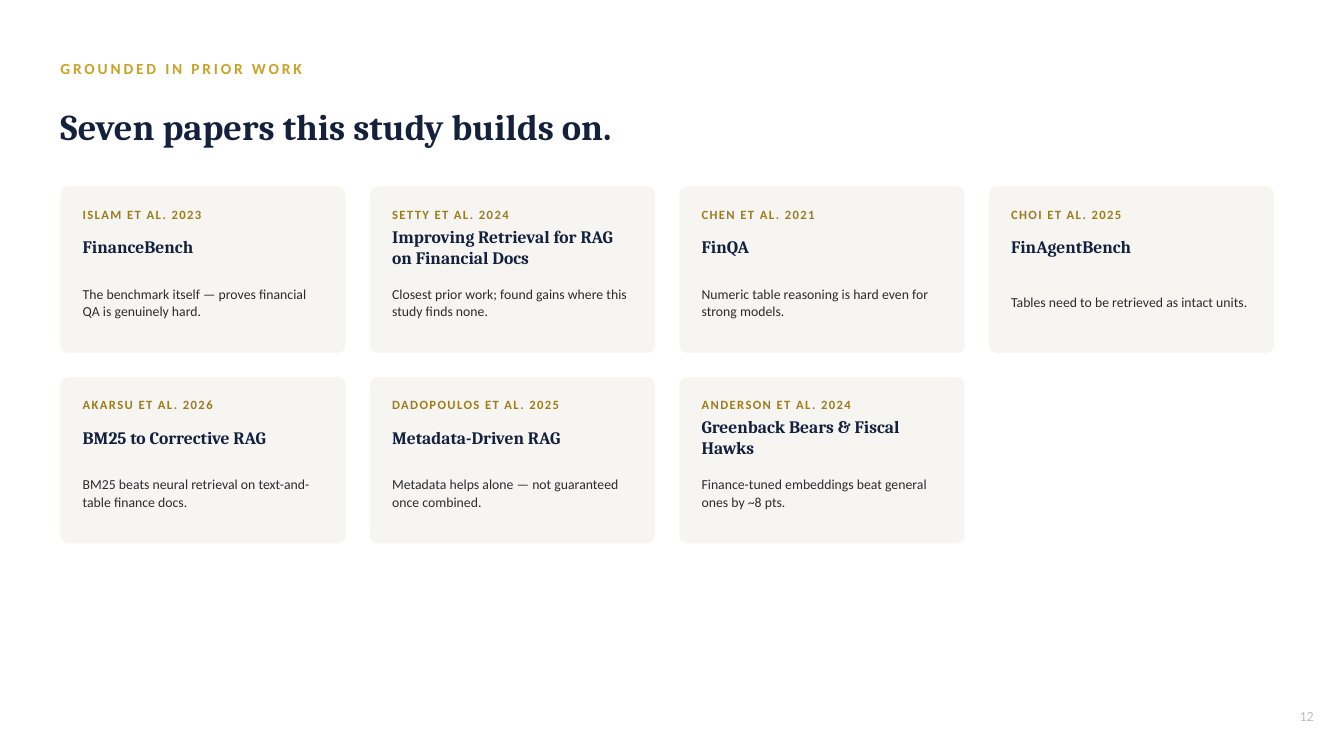
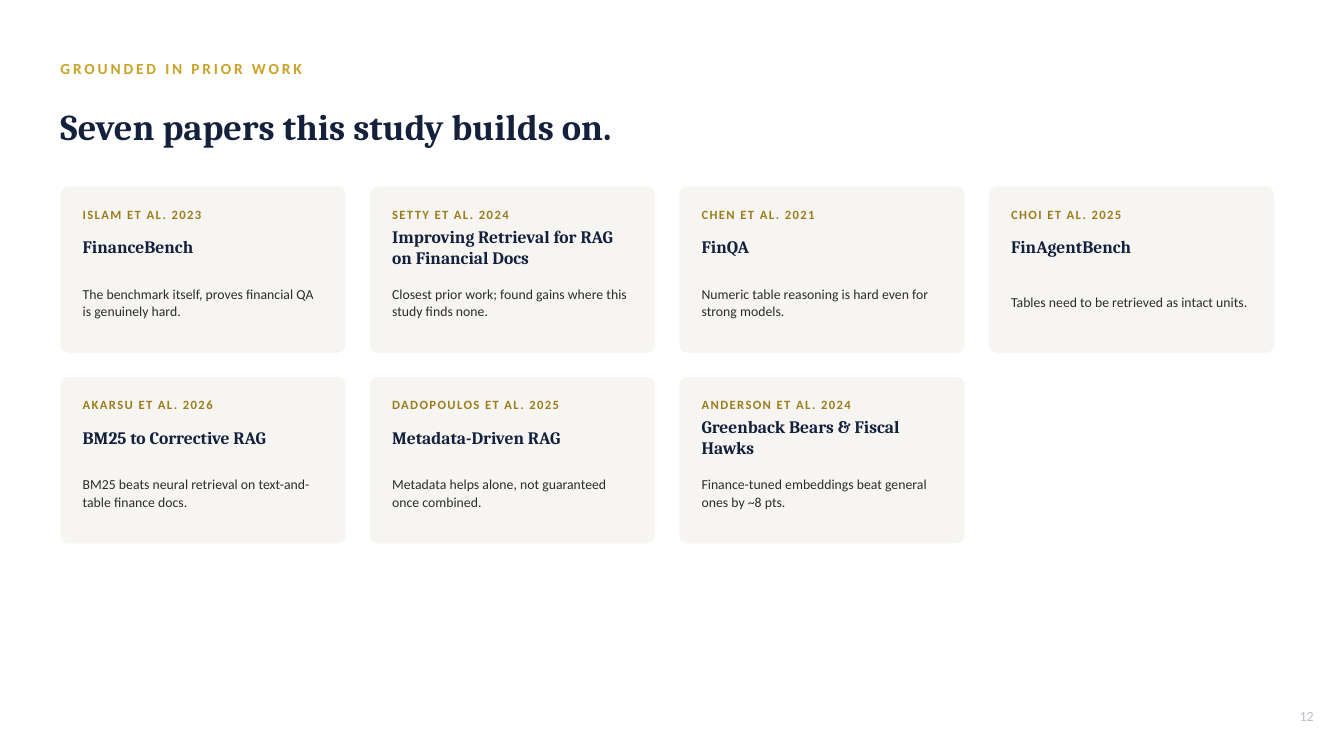
Before and after one commit to nv78/Research-semanticchunking, a slide deck: slide 12 of FinanceBench_Ablation_Deck.pptx. Drawn at 1344x756 pixels with LibreOffice and Linux fonts; fonts in the diff are those of the drawing. Boxes give left, top, right and bottom in pixels: in the first picture for what was removed or moved away, otherwise in the second. Text is boxed around its words. In the diff, an @@ line names an element or a change of style, - is before the commit and + after.

```diff
--- a/FinanceBench_Ablation_Deck.pptx
+++ b/FinanceBench_Ablation_Deck.pptx
@@ text at bbox=[83, 289, 313, 319]: text changed @@
-The benchmark itself — proves financial QA is genuinely hard.
+The benchmark itself, proves financial QA is genuinely hard.
@@ text at bbox=[392, 479, 606, 507]: text changed @@
-Metadata helps alone — not guaranteed once combined.
+Metadata helps alone, not guaranteed once combined.
```
Also in this commit, not shown: 13 other slides changed, 2 other files.
